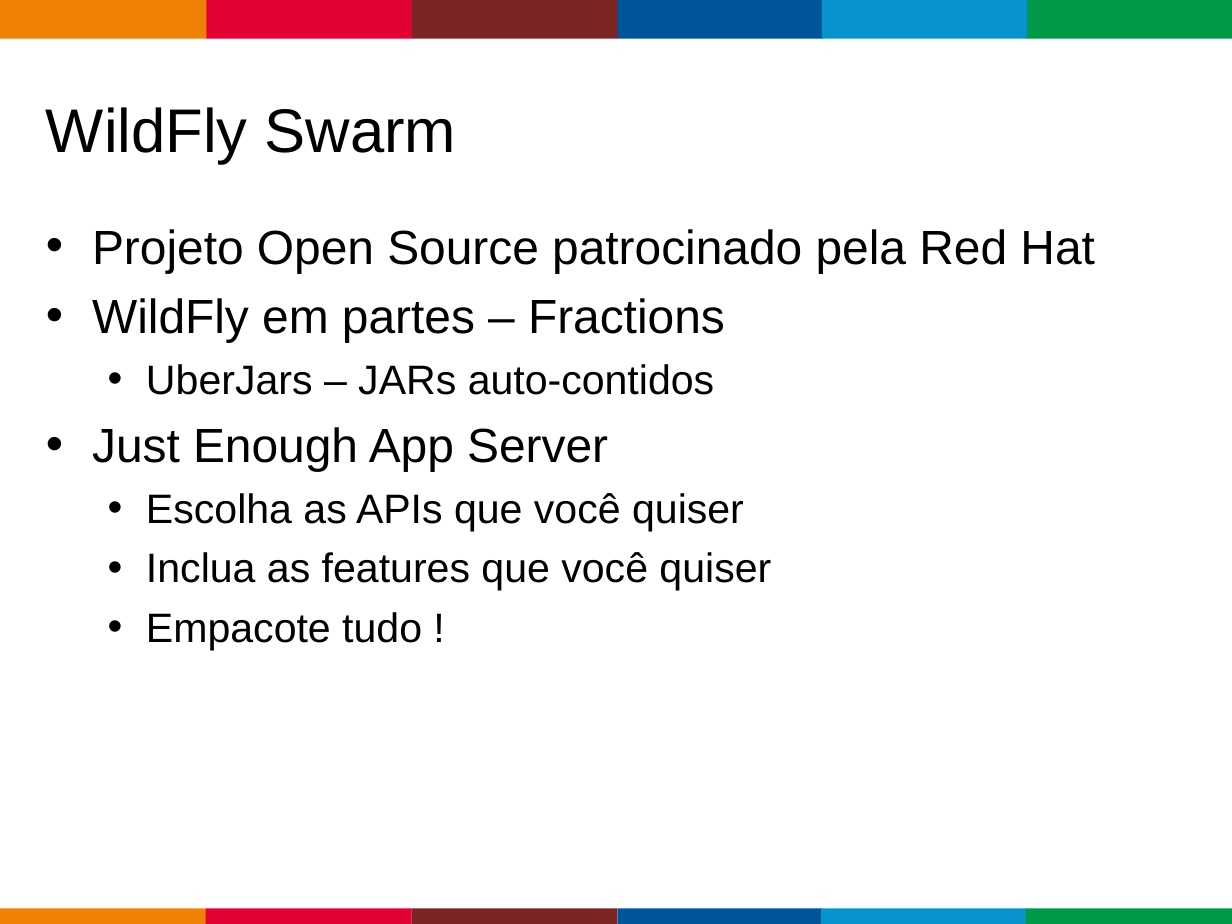
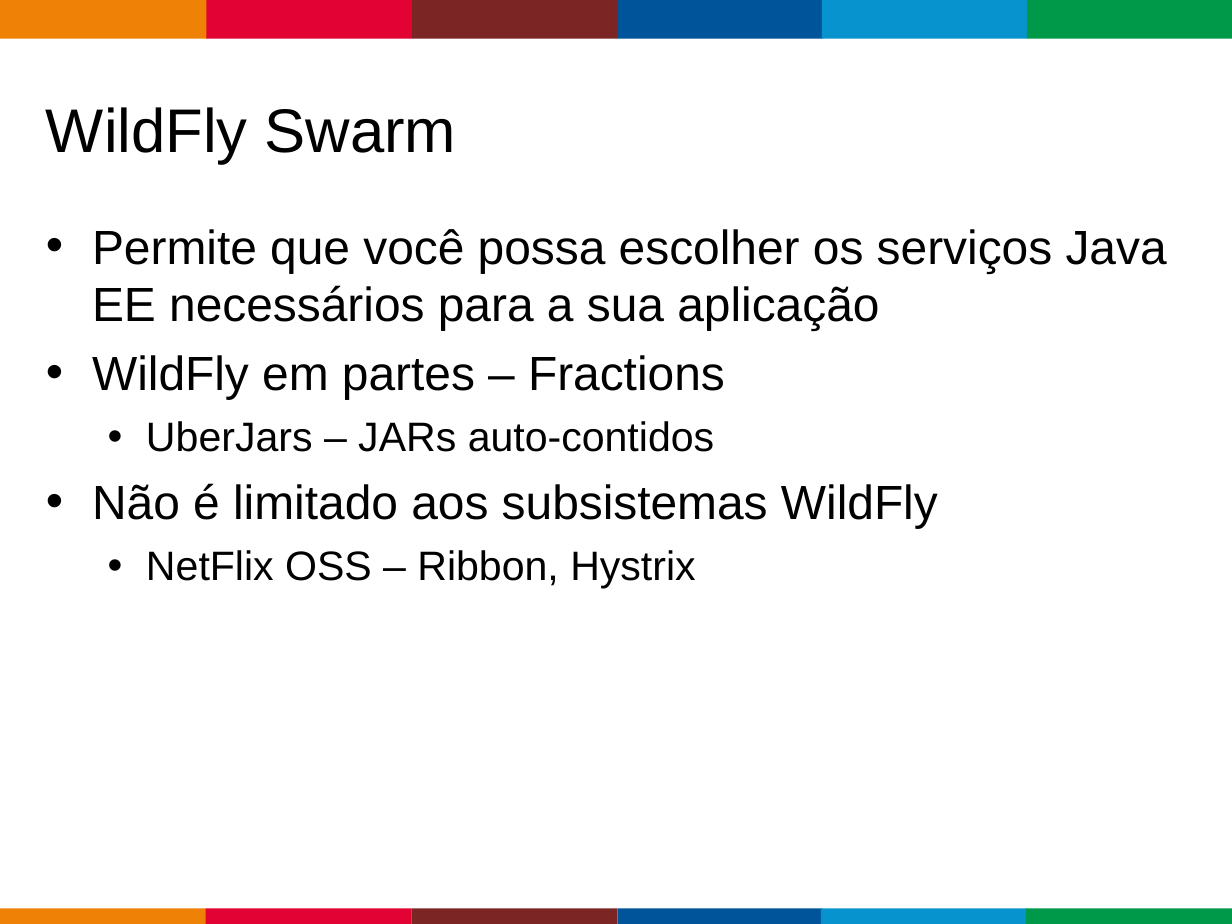
Before and after one commit to gastaldi/talks, a slide deck: slide 13 of WildFlySwarm/TDC 2016/wildflyswarm.odp (slide 11 before the commit). Drawn at 1232x924 pixels with LibreOffice and Linux fonts; fonts in the diff are those of the drawing; background and template pictures are left out. Boxes give left, top, right and bottom in pixels: in the first picture for what was removed or moved away, otherwise in the second. Text is boxed around its words. In the diff, an @@ line names an element or a change of style, - is before the commit and + after.

```diff
--- a/WildFlySwarm/TDC 2016/wildflyswarm.odp
+++ b/WildFlySwarm/TDC 2016/wildflyswarm.odp
@@ text at box(92, 229, 1167, 330): text changed @@
-• Projeto Open Source patrocinado pela Red Hat
+• Permite que você possa escolher os serviços Java EE necessários para a sua aplicação
@@ text at box(92, 483, 938, 589): text changed; size 24 to 28 pt @@
-• Just Enough App Server
-  • Escolha as APIs que você quiser
-  • Inclua as features que você quiser
-  • Empacote tudo !
+• Não é limitado aos subsistemas WildFly
+  • NetFlix OSS – Ribbon, Hystrix
```
Also in this commit, not shown: 7 other slides changed, 10 slides added, 1 slide removed.
